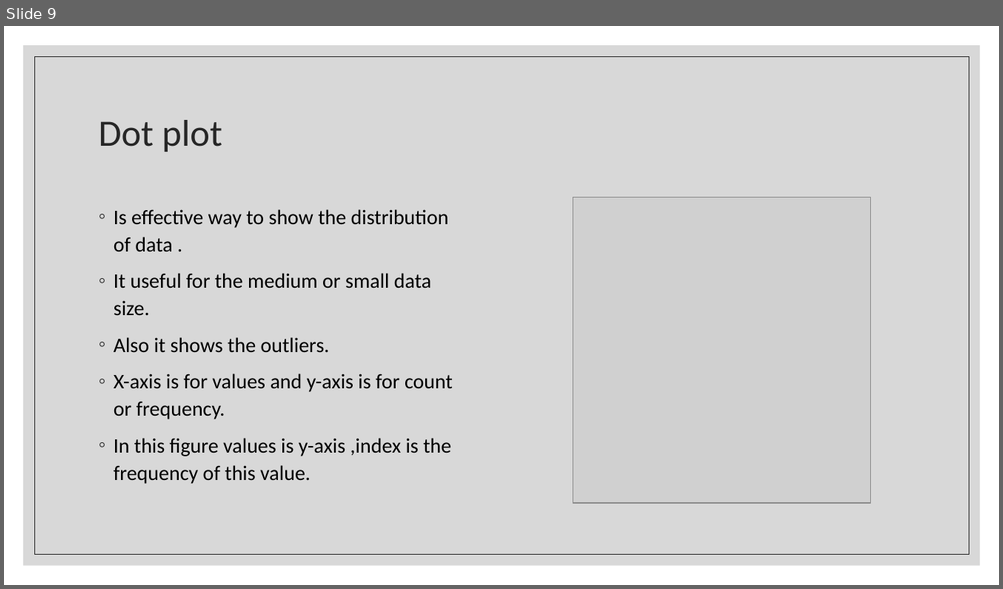
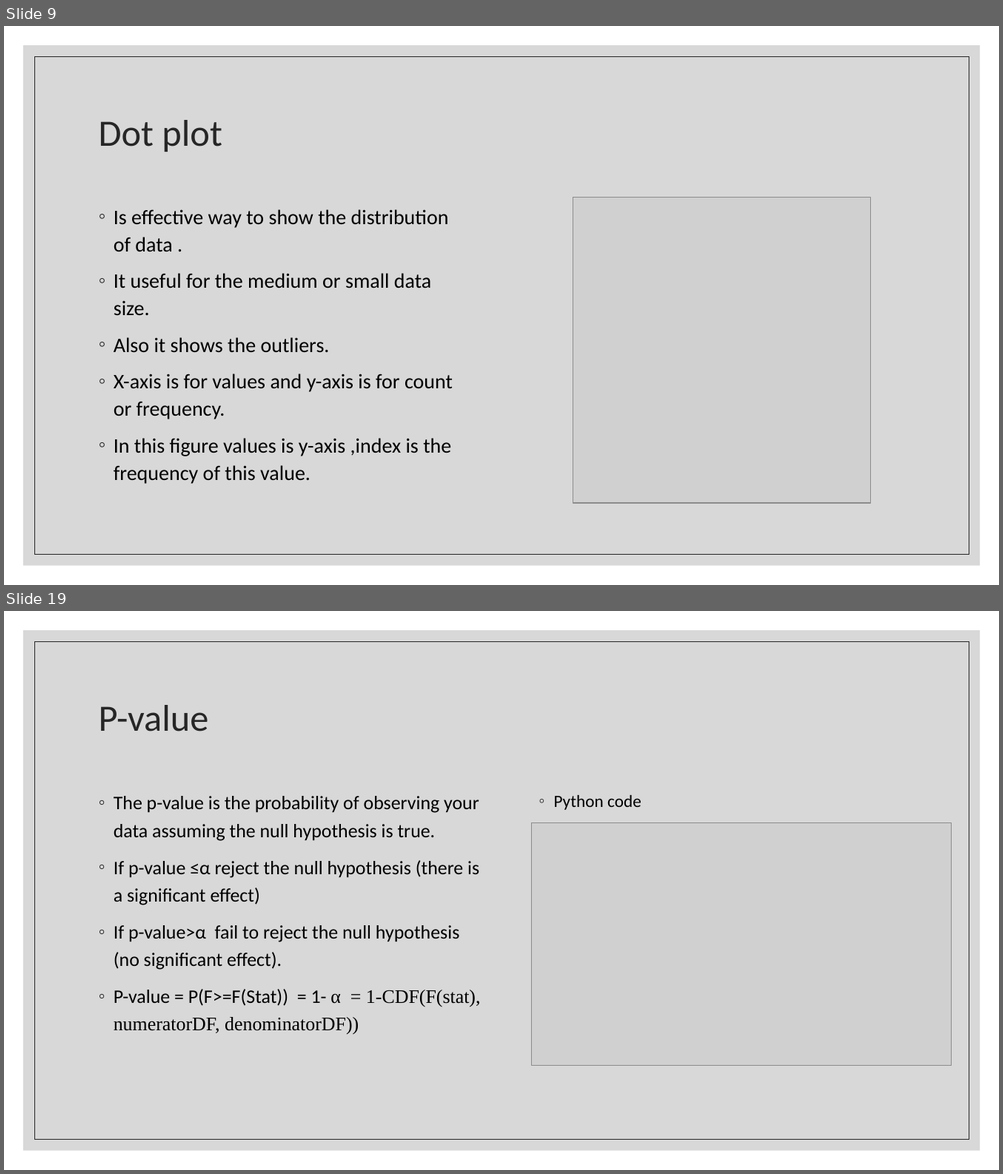
Before and after one commit to ah3asef/Probability_Report, a slide deck: Project.pptx. Shown one above the other, each under a label of ours: slide 9 before the commit, slides 9 and 19 after it; the slides between them are not shown. The pictures are 1003x589 and 1003x1174 pixels, drawn with LibreOffice and Linux fonts; fonts in the diff are those of the drawing; grey boxes stand for pictures. Boxes give left, top, right and bottom in pixels: in the first picture for what was removed or moved away, otherwise in the second. Text is boxed around its words. In the diff, an @@ line names an element or a change of style, - is before the commit and + after.

```diff
--- a/Project.pptx
+++ b/Project.pptx
@@ slide 19 added at [4,611,999,1170], background #FFFFFF; not listed: 2 template elements that a slide beside it also shows @@
@@ title added at [99,705,209,732], 36 pt, text #262626 @@
+P-value
@@ text added at [114,796,481,1035], 18.5 pt, text #000000 @@
+◦ The p-value is the probability of observing your data assuming the null hypothesis is true.
+◦ If p-value ≤α reject the null hypothesis (there is a significant effect)
+◦ If p-value>α fail to reject the null hypothesis (no significant effect).
+◦ P-value = P(F>=F(Stat)) = 1- α = 1-CDF(F(stat), numeratorDF, denominatorDF))
@@ text added at [554,795,641,810], 16.6 pt, text #000000 @@
+◦ Python code
@@ picture added at [532,823,951,1066] @@
```
Also in this commit, not shown: 2 slides changed, 8 other slides added, 1 slide removed, 6 other files.
